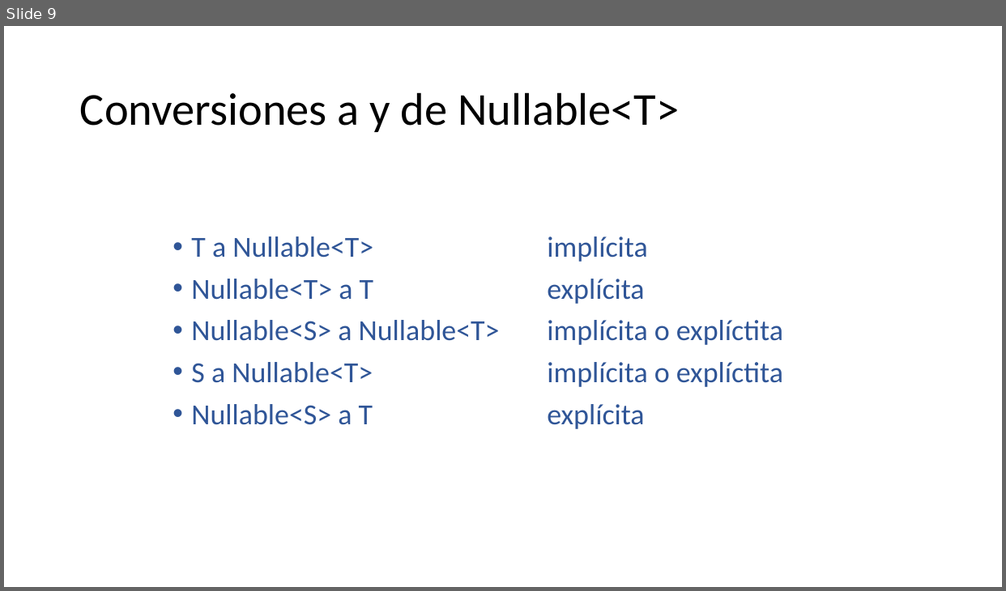
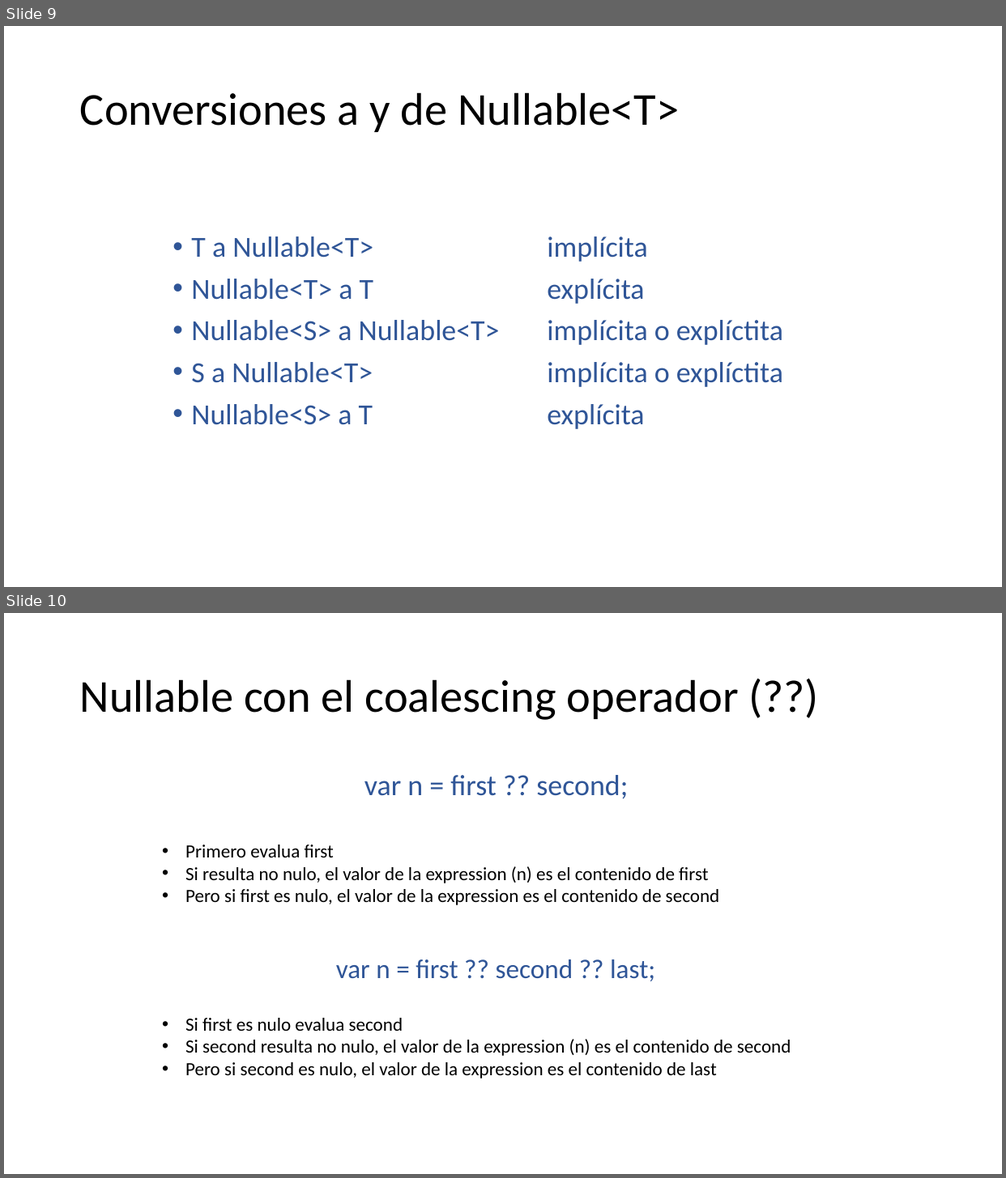
Before and after one commit to AlbertOsinaga/CursoNullable, a slide deck: Docs/Nullable.pptx. Shown one above the other, each under a label of ours: slide 9 before the commit, slides 9 and 10 after it. The pictures are 1006x591 and 1006x1178 pixels, drawn with LibreOffice and Linux fonts; fonts in the diff are those of the drawing. Boxes give left, top, right and bottom in pixels: in the first picture for what was removed or moved away, otherwise in the second. Text is boxed around its words. In the diff, an @@ line names an element or a change of style, - is before the commit and + after.

Commit message:
OperadorCoalescing

```diff
--- a/Docs/Nullable.pptx
+++ b/Docs/Nullable.pptx
@@ slide 10 added at (x1=4, y1=613, x2=1002, y2=1174), background #FFFFFF @@
@@ title added at (x1=80, y1=679, x2=739, y2=720), 44 pt, text #000000 @@
+Nullable con el coalescing operador (??)
@@ text added at (x1=364, y1=775, x2=628, y2=799), 28 pt, text #2F5597 @@
+var n = first ?? second;
@@ text added at (x1=185, y1=845, x2=720, y2=905), 18 pt, text #000000 @@
+• Primero evalua first
+• Si resulta no nulo, el valor de la expression (n) es el contenido de first
+• Pero si first es nulo, el valor de la expression es el contenido de second
@@ text added at (x1=336, y1=960, x2=655, y2=982), 25.9 pt, text #2F5597 @@
+var n = first ?? second ?? last;
@@ text added at (x1=185, y1=1018, x2=791, y2=1079), 18 pt, text #000000 @@
+• Si first es nulo evalua second
+• Si second resulta no nulo, el valor de la expression (n) es el contenido de second
+• Pero si second es nulo, el valor de la expression es el contenido de last
```
Also in this commit, not shown: 3 other files.
